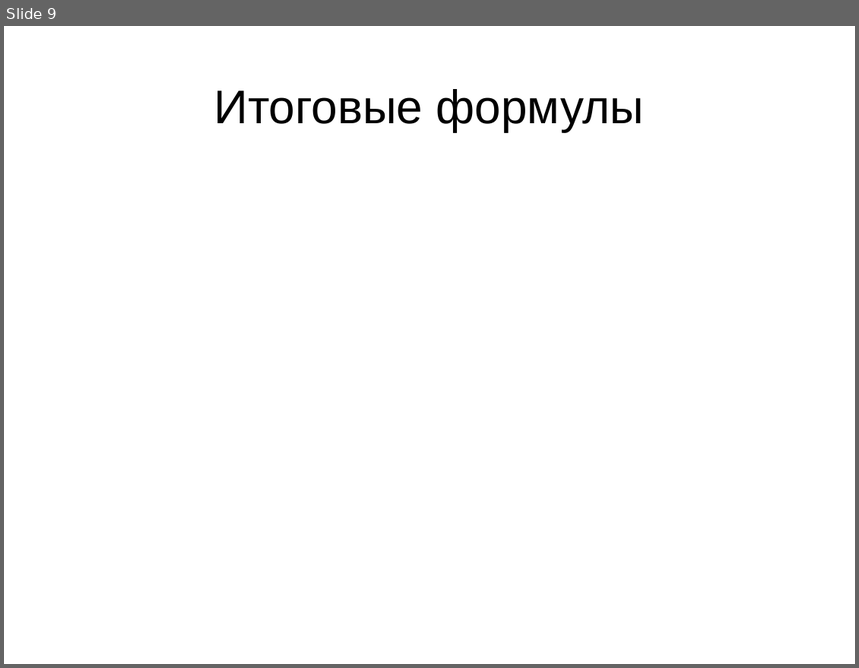
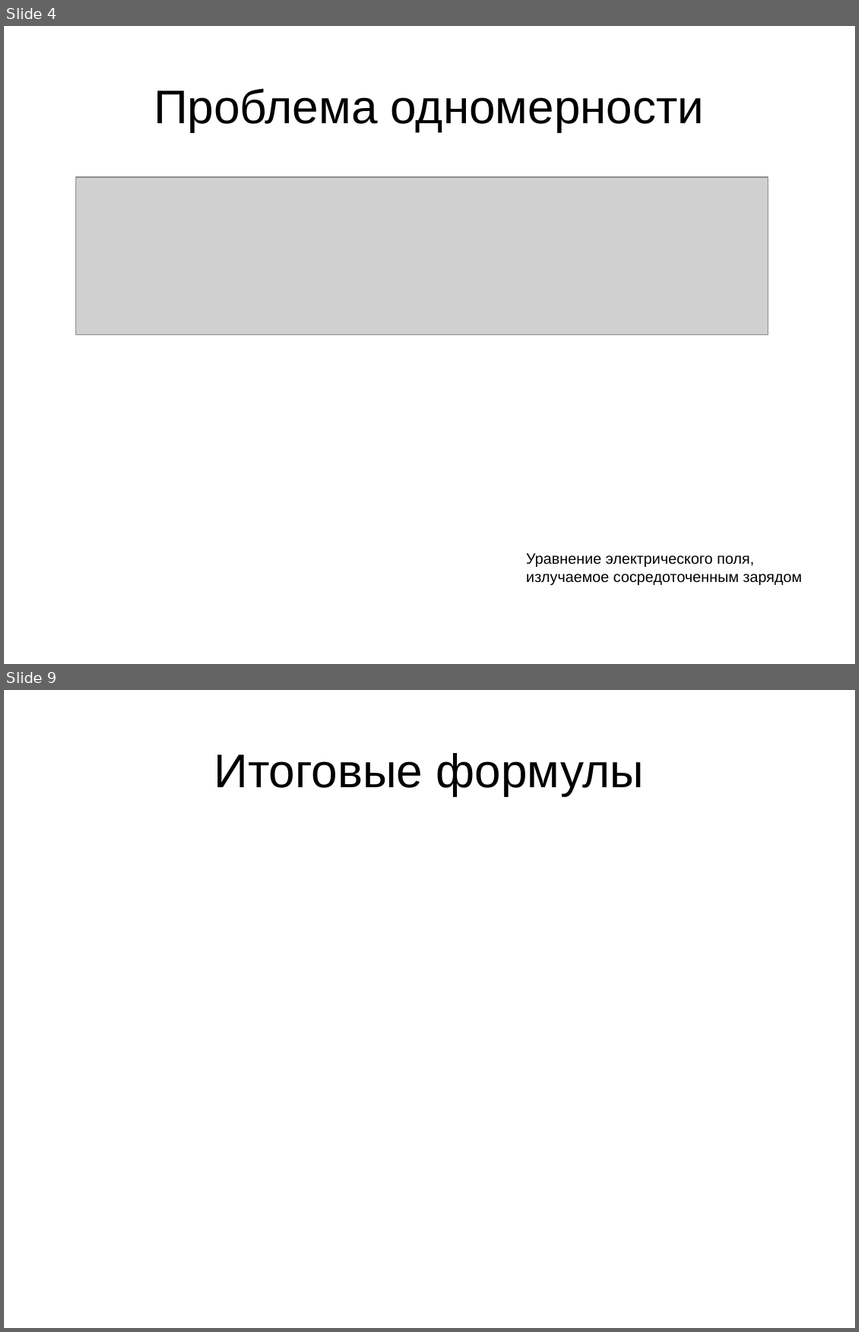
Before and after one commit to demanxd/Disser, a slide deck: Presentaition.odp. Shown one above the other, each under a label of ours: slide 9 before the commit, slides 4 and 9 after it; the slides between them are not shown. The pictures are 859x668 and 859x1332 pixels, drawn with LibreOffice and Linux fonts; fonts in the diff are those of the drawing; grey boxes stand for pictures. Boxes give left, top, right and bottom in pixels: in the first picture for what was removed or moved away, otherwise in the second. Text is boxed around its words. In the diff, an @@ line names an element or a change of style, - is before the commit and + after.

Commit message:
second version of presentation, plus some .kra images

```diff
--- a/Presentaition.odp
+++ b/Presentaition.odp
@@ slide 4 added at [4,26,855,664], background #FFFFFF @@
@@ title added at [154,88,705,132], 44 pt, text #000000 @@
+Проблема одномерности
@@ picture added at [76,177,769,335] @@
@@ text added at [526,553,803,585], 14 pt, text #000000 @@
+Уравнение электрического поля, излучаемое сосредоточенным зарядом
```
Also in this commit, not shown: 3 slides changed, 3 other slides added, 4 slides removed, 7 other files.
